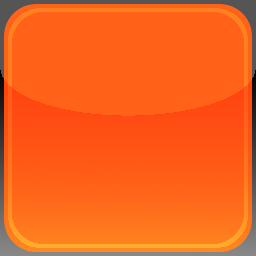
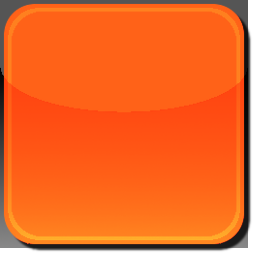
Layered file, before and after one edit (256x256). Changes by layer:
painted on "LumaMask2" over [0, 0, 256, 256]
painted on "LumaMask" over [0, 0, 256, 256]
painted on "BaseIcon" over [3, 3, 252, 252]
added layer "Drop Shadow" (80%) above "Background" over [7, 7, 253, 253]
painted on "Background" over [3, 3, 252, 252]
